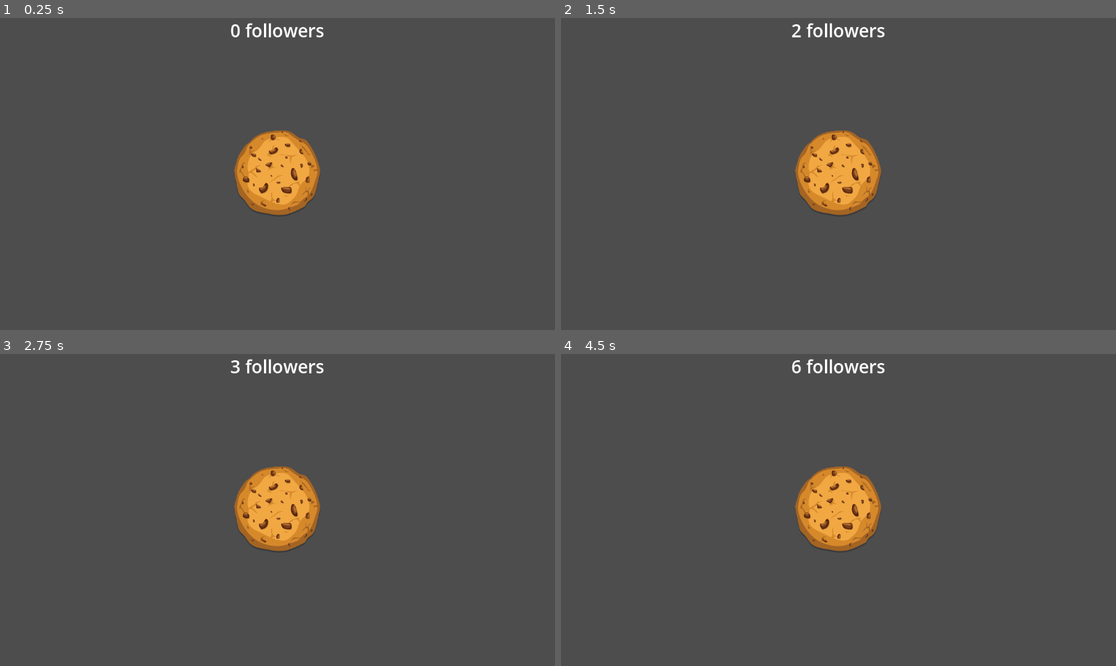
Above: before the commit, frames 1-4 (two rows, left to right).
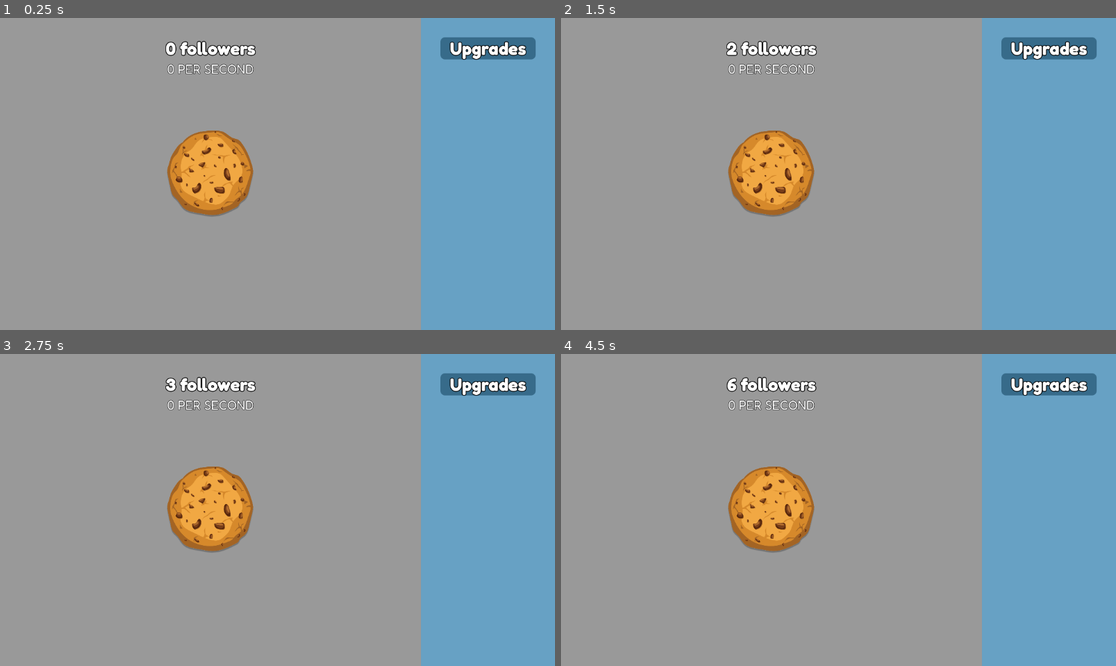
Above: after the commit, the same moments.

Repository: pluto13x/sponzorusa-simulator
Game: Godot game, scene res://game.tscn
The game is run twice, just before and just after one commit, with the same random seed, the same clock (stepped at 60 frames per second) and the same inputs.
Inputs (mouse positions are in pixels of both pictures, inside the frame that each line leads up to; where the layout moved, square brackets give the same spot in the first picture):
- Up to frame 1 (0.25 s): no input
- Up to frame 2 (1.5 s): click (771, 174) [838, 174] at 0.5 s; click (771, 174) [838, 174] at 1.25 s
- Up to frame 3 (2.75 s): click (210, 510) [277, 510] at 2 s
- Up to frame 4 (4.5 s): tap Enter at 2.75, 4.25 s; tap Space at 3.5 s

The runs differ from the first frame. In frame 1, 100% of the frame differs, in the area x 0-100%, y 0-100%; in frame 2, 100%; in frame 3, 100%; in frame 4, 100%.

Commit message:
start ui edit

Diff:
--- a/game.tscn
+++ b/game.tscn
@@ -2,7 +2,22 @@
 
 [ext_resource type="Texture2D" uid="uid://bqm2gipwmx0gg" path="res://assets/img/cookie.png" id="1_80nbo"]
 [ext_resource type="Script" uid="uid://c85copndot5n" path="res://scripts/game.gd" id="1_e2o6t"]
+[ext_resource type="FontFile" uid="uid://dtdp78nphm1ts" path="res://assets/fonts/Fredoka-Bold.ttf" id="3_7jktm"]
 [ext_resource type="Script" uid="uid://bdnampsdc2ngg" path="res://scripts/stats.gd" id="3_feb5d"]
+[ext_resource type="FontFile" uid="uid://cfi01aywwpv2m" path="res://assets/fonts/Fredoka-Regular.ttf" id="4_ryrav"]
+
+[sub_resource type="StyleBoxFlat" id="StyleBoxFlat_eow3j"]
+bg_color = Color(0.40498364, 0.6317992, 0.76868474, 1)
+
+[sub_resource type="StyleBoxFlat" id="StyleBoxFlat_7jktm"]
+bg_color = Color(0.21435693, 0.4208527, 0.5425321, 1)
+corner_radius_top_left = 10
+corner_radius_top_right = 10
+corner_radius_bottom_right = 10
+corner_radius_bottom_left = 10
+corner_detail = 20
+
+[sub_resource type="StyleBoxFlat" id="StyleBoxFlat_j5wjh"]
 
 [node name="Game" type="Control" unique_id=843256397]
 layout_mode = 3
@@ -13,35 +28,90 @@
 grow_vertical = 2
 script = ExtResource("1_e2o6t")
 
-[node name="CenterContainer" type="CenterContainer" parent="." unique_id=1579965092]
+[node name="RightPanel" type="Panel" parent="." unique_id=1406605891]
+layout_mode = 1
+anchors_preset = 11
+anchor_left = 1.0
+anchor_right = 1.0
+anchor_bottom = 1.0
+offset_left = -278.0
+grow_horizontal = 0
+grow_vertical = 2
+theme_override_styles/panel = SubResource("StyleBoxFlat_eow3j")
+
+[node name="MarginContainer" type="MarginContainer" parent="RightPanel" unique_id=578023686]
 layout_mode = 1
 anchors_preset = 15
 anchor_right = 1.0
 anchor_bottom = 1.0
 grow_horizontal = 2
 grow_vertical = 2
+theme_override_constants/margin_left = 40
+theme_override_constants/margin_top = 40
+theme_override_constants/margin_right = 40
+theme_override_constants/margin_bottom = 40
 
-[node name="PostButton" type="TextureButton" parent="CenterContainer" unique_id=1921106611]
+[node name="Upgrades" type="Label" parent="RightPanel/MarginContainer" unique_id=1680081516]
+layout_mode = 2
+size_flags_vertical = 0
+theme_override_constants/outline_size = 6
+theme_override_fonts/font = ExtResource("3_7jktm")
+theme_override_font_sizes/font_size = 37
+theme_override_styles/normal = SubResource("StyleBoxFlat_7jktm")
+text = "Upgrades"
+horizontal_alignment = 1
+
+[node name="LeftPanel" type="Panel" parent="." unique_id=907673007]
+layout_mode = 1
+anchors_preset = 9
+anchor_bottom = 1.0
+offset_right = 874.0
+grow_vertical = 2
+theme_override_styles/panel = SubResource("StyleBoxFlat_j5wjh")
+
+[node name="MarginContainer" type="MarginContainer" parent="LeftPanel" unique_id=296790827]
+layout_mode = 1
+anchors_preset = 15
+anchor_right = 1.0
+anchor_bottom = 1.0
+grow_horizontal = 2
+grow_vertical = 2
+theme_override_constants/margin_left = 40
+theme_override_constants/margin_top = 40
+theme_override_constants/margin_right = 40
+theme_override_constants/margin_bottom = 40
+
+[node name="Stats" type="VBoxContainer" parent="LeftPanel/MarginContainer" unique_id=511652317]
+layout_mode = 2
+script = ExtResource("3_feb5d")
+
+[node name="Followers" type="Label" parent="LeftPanel/MarginContainer/Stats" unique_id=320573723]
+layout_mode = 2
+theme_override_constants/outline_size = 6
+theme_override_fonts/font = ExtResource("3_7jktm")
+theme_override_font_sizes/font_size = 37
+text = "0 followers"
+horizontal_alignment = 1
+vertical_alignment = 1
+
+[node name="PerSecond" type="Label" parent="LeftPanel/MarginContainer/Stats" unique_id=490066092]
+layout_mode = 2
+theme_override_constants/outline_size = 3
+theme_override_fonts/font = ExtResource("4_ryrav")
+theme_override_font_sizes/font_size = 26
+text = "0 PER SECOND"
+horizontal_alignment = 1
+vertical_alignment = 1
+
+[node name="CenterContainer" type="CenterContainer" parent="LeftPanel/MarginContainer" unique_id=1579965092]
+layout_mode = 2
+
+[node name="PostButton" type="TextureButton" parent="LeftPanel/MarginContainer/CenterContainer" unique_id=1921106611]
 custom_minimum_size = Vector2(200, 200)
 layout_mode = 2
 texture_normal = ExtResource("1_80nbo")
 ignore_texture_size = true
 stretch_mode = 0
 
-[node name="Stats" type="VBoxContainer" parent="." unique_id=511652317]
-layout_mode = 1
-anchors_preset = 10
-anchor_right = 1.0
-offset_bottom = 23.0
-grow_horizontal = 2
-script = ExtResource("3_feb5d")
-
-[node name="Followers" type="Label" parent="Stats" unique_id=320573723]
-layout_mode = 2
-theme_override_font_sizes/font_size = 37
-text = "0 followers"
-horizontal_alignment = 1
-vertical_alignment = 1
-
-[connection signal="gain_followers" from="." to="Stats" method="_on_game_gain_followers"]
-[connection signal="button_down" from="CenterContainer/PostButton" to="." method="_on_post_button_button_down"]
+[connection signal="gain_followers" from="." to="LeftPanel/MarginContainer/Stats" method="_on_game_gain_followers"]
+[connection signal="button_down" from="LeftPanel/MarginContainer/CenterContainer/PostButton" to="." method="_on_post_button_button_down"]
